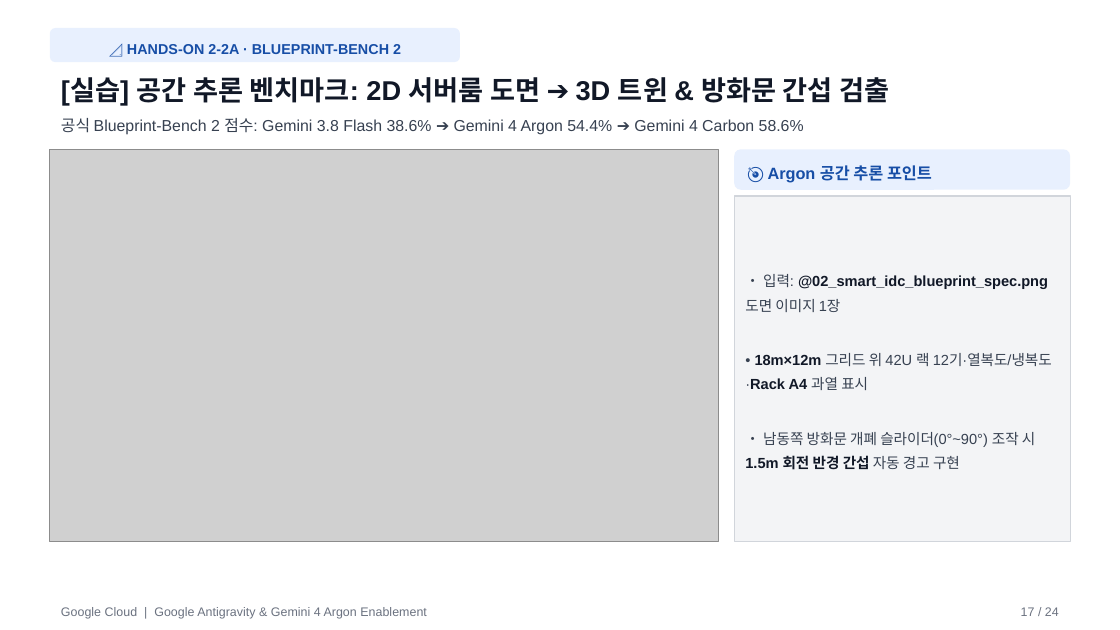
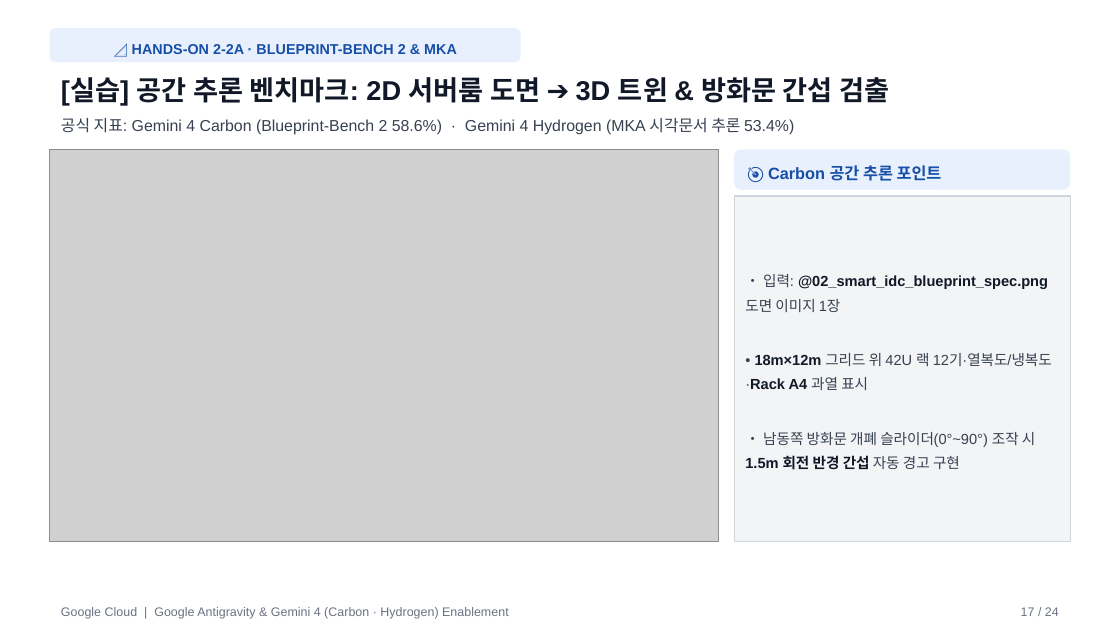
Before and after one commit to gorock-afk/lgcns_agy_handson_lab, a slide deck: slide 17 of LGCNS_AGY_Workshop_Slides.pptx. Drawn at 1120x630 pixels with LibreOffice and Linux fonts; fonts in the diff are those of the drawing; grey boxes stand for pictures. Boxes give left, top, right and bottom in pixels: in the first picture for what was removed or moved away, otherwise in the second. Text is boxed around its words. In the diff, an @@ line names an element or a change of style, - is before the commit and + after.

Commit message:
Update LG CNS Antigravity & Gemini 4 (Carbon & Hydrogen) workshop portal

```diff
--- a/LGCNS_AGY_Workshop_Slides.pptx
+++ b/LGCNS_AGY_Workshop_Slides.pptx
@@ rounded rectangle "📐 HANDS-ON 2-2A · BLUEPRINT-BENCH ...": place and size @@
-rounded rectangle "📐 HANDS-ON 2-2A · BLUEPRINT-BENCH ..." at [49, 28, 459, 63]
+rounded rectangle "📐 HANDS-ON 2-2A · BLUEPRINT-BENCH ..." at [49, 28, 520, 63]
@@ text in rounded rectangle at [132, 44, 457, 54]: text changed @@
-📐 HANDS-ON 2-2A · BLUEPRINT-BENCH 2
+📐 HANDS-ON 2-2A · BLUEPRINT-BENCH 2 & MKA
@@ text at [61, 118, 794, 135]: text changed @@
-공식 Blueprint-Bench 2 점수: Gemini 3.8 Flash 38.6% ➔ Gemini 4 Argon 54.4% ➔ Gemini 4 Carbon 58.6%
+공식 지표: Gemini 4 Carbon (Blueprint-Bench 2 58.6%) · Gemini 4 Hydrogen (MKA 시각문서 추론 53.4%)
@@ text in rounded rectangle at [768, 165, 942, 181]: text changed @@
-🎯 Argon 공간 추론 포인트
+🎯 Carbon 공간 추론 포인트
@@ text at [61, 607, 509, 619]: text changed @@
-Google Cloud | Google Antigravity & Gemini 4 Argon Enablement
+Google Cloud | Google Antigravity & Gemini 4 (Carbon · Hydrogen) Enablement
```
Also in this commit, not shown: 23 other slides changed, 1 other file.
